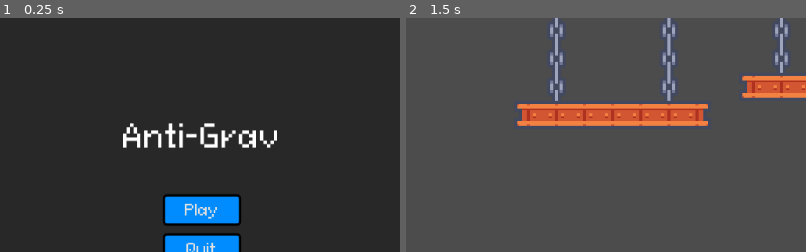
Above: before the commit, frames 1-2 (left to right).
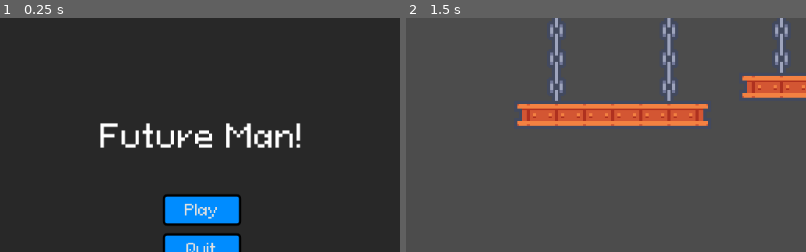
Above: after the commit, the same moments.

Repository: TheAtomaniac/04-2D-Platformer
Game: Godot game, scene res://UI/Main_Menu.tscn
Same seed, same stepped clock (60 frames per second), same inputs: the game is played once before the commit and once after it.
Inputs:
- Up to frame 1 (0.25 s): no input
- Up to frame 2 (1.5 s): click "Play" at 0.5 s; hold D (right) from 1.28 s (still down); tap F (attack) at 1.35 s
The pictures show only the part of the screen within x 25-75%, y 9-59%; the shares and areas given below are measured in that part.

The runs differ from the first frame. In frame 1, 2.7% of the frame differs, in the area x 25-76%, y 44-56%; in frame 2, nothing differs.

Commit message:
final changes

Diff:
--- a/UI/Main_Menu.tscn
+++ b/UI/Main_Menu.tscn
@@ -24,7 +24,7 @@
 anchor_bottom = 1.0
 margin_bottom = -190.0
 custom_fonts/font = SubResource( 1 )
-text = "Anti-Grav"
+text = "Future Man!"
 align = 1
 valign = 1
 
--- a/project.godot
+++ b/project.godot
@@ -14,7 +14,7 @@
 
 [application]
 
-config/name="Anti-Grav"
+config/name="Future Man"
 run/main_scene="res://UI/Main_Menu.tscn"
 config/icon="res://icon.png"
 
